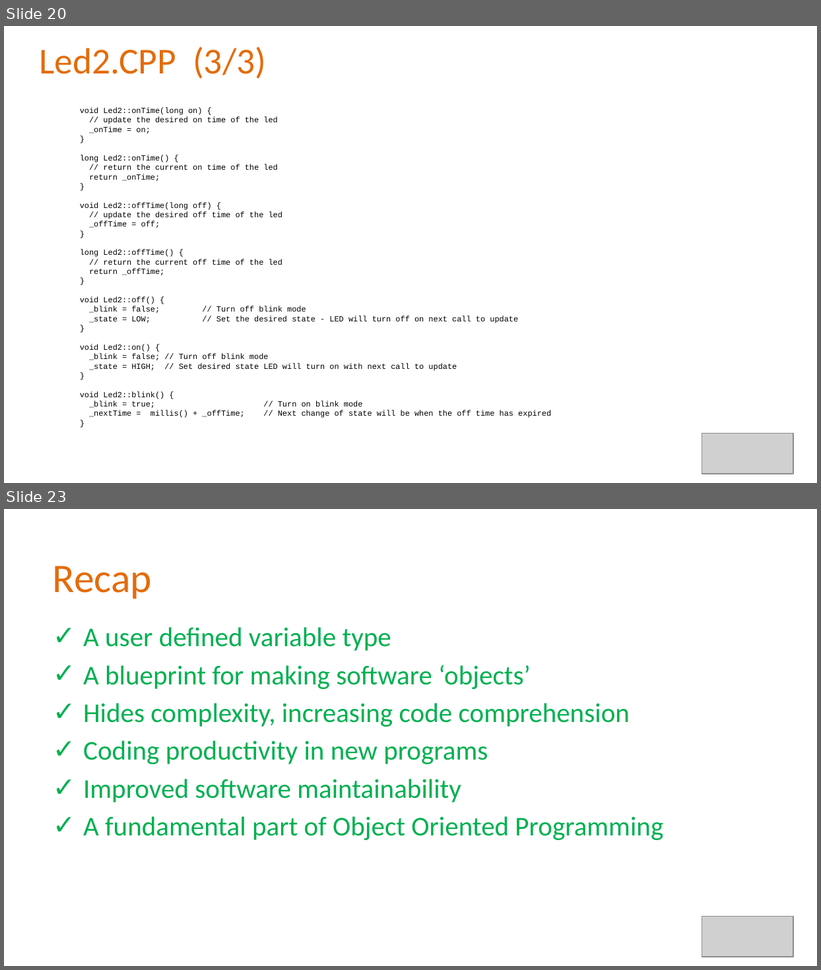
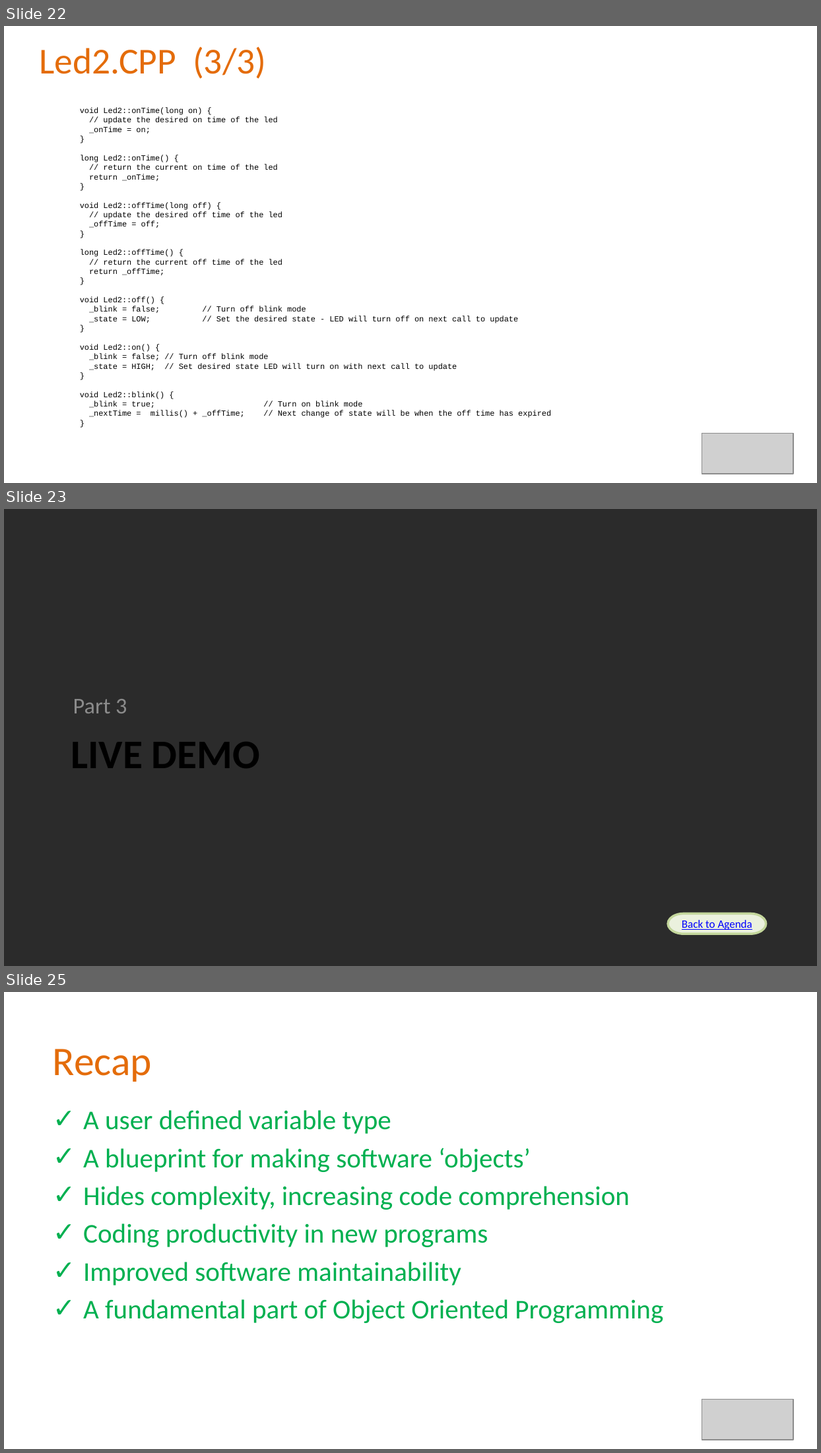
Before and after one commit to Alan-Lomax/MERG-SIG-Presentations, a slide deck: Introduction to Class Programming Part 2.pptx. Shown one above the other, each under a label of ours: slides 20 and 23 before the commit, slides 22, 23 and 25 after it; the slides between them are not shown. The pictures are 821x970 and 821x1453 pixels, drawn with LibreOffice and Linux fonts; fonts in the diff are those of the drawing; grey boxes stand for pictures; background and template pictures are left out; a plain dark background stands for a picture behind light text. Boxes give left, top, right and bottom in pixels: in the first picture for what was removed or moved away, otherwise in the second. Text is boxed around its words. In the diff, an @@ line names an element or a change of style, - is before the commit and + after.

```diff
--- a/Introduction to Class Programming Part 2.pptx
+++ b/Introduction to Class Programming Part 2.pptx
@@ slide 23 added at [4, 509, 817, 966], background picture (left out) @@
@@ text added at [73, 699, 127, 714], 20 pt, text #8C8C8C @@
+Part 3
@@ title added at [71, 742, 260, 768], 36 pt, text #000000, bold @@
+LIVE DEMO
@@ pill shape added at [669, 914, 767, 934], fill #EBF1DE, outline #C3D69B 2 pt, 10 pt, text #0000FF, underline @@
+Back to Agenda
@@ what was slide 20 is now slide 22 @@
@@ what was slide 23 is now slide 25 @@
```
Also in this commit, not shown: 13 slides changed, 2 other slides added, 1 other file.
